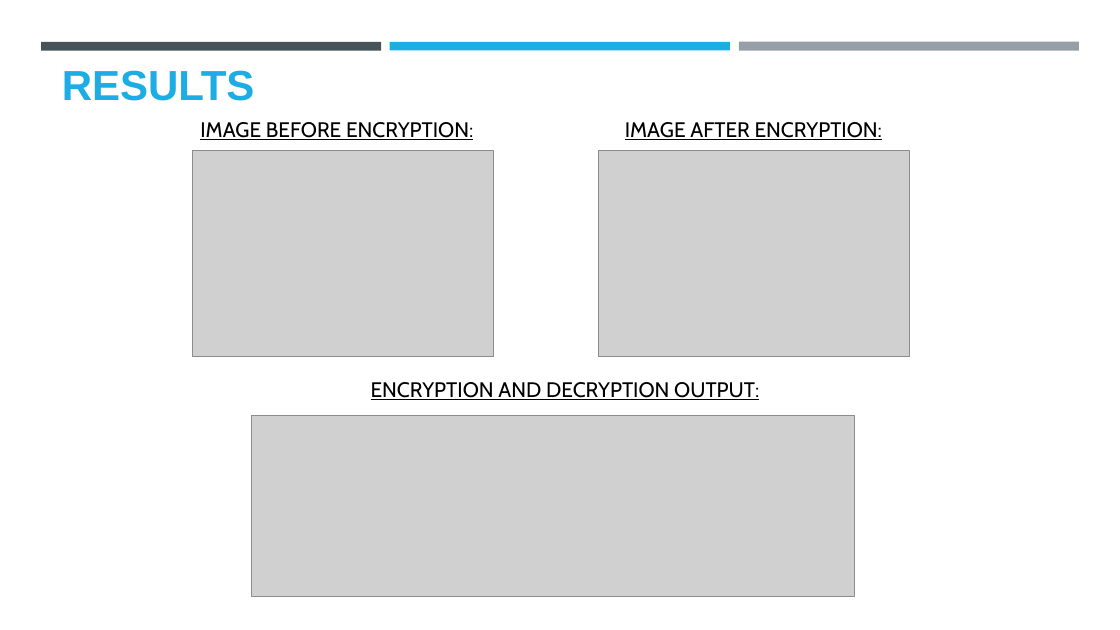
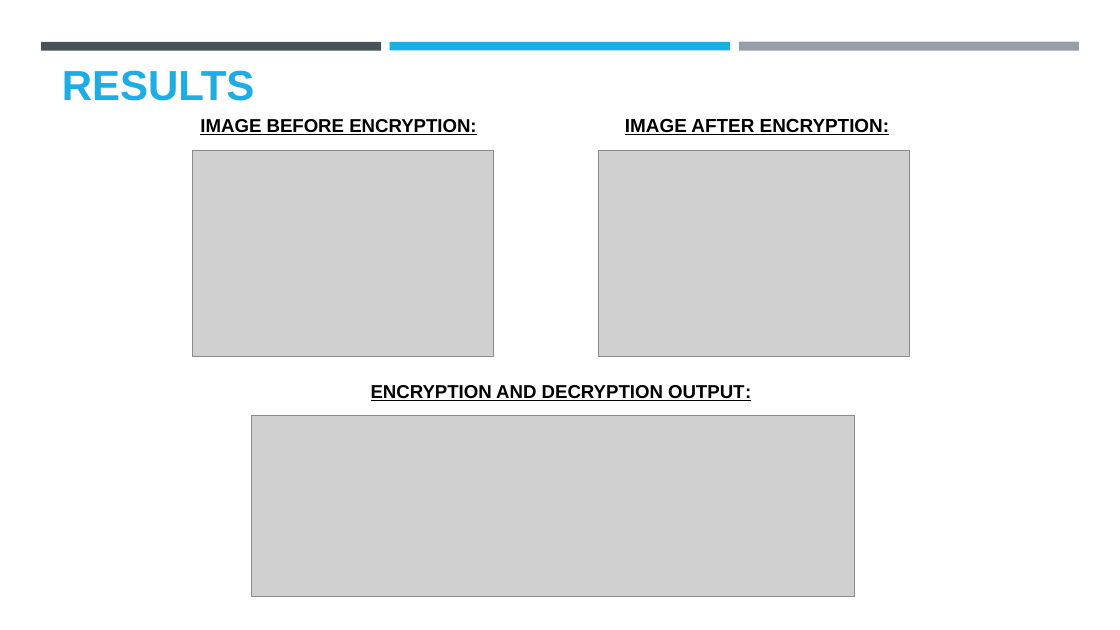
Before and after one commit to hellolightning/Steganography, a slide deck: slide 8 of AICTE PPT - YASH G JADHAV.pptx. Drawn at 1120x630 pixels with LibreOffice and Linux fonts; fonts in the diff are those of the drawing; grey boxes stand for pictures; background and template pictures are left out. Boxes give left, top, right and bottom in pixels: in the first picture for what was removed or moved away, otherwise in the second. Text is boxed around its words. In the diff, an @@ line names an element or a change of style, - is before the commit and + after.

```diff
--- a/AICTE PPT - YASH G JADHAV.pptx
+++ b/AICTE PPT - YASH G JADHAV.pptx
@@ title "IMAGE BEFORE ENCRYPTION:" at [200, 119, 476, 135]: size 18 to 16 pt, font Cabin to Arial, bold on @@
@@ title "IMAGE AFTER ENCRYPTION:" at [625, 118, 889, 135]: size 18 to 16.2 pt, font Cabin to Arial, bold on @@
@@ text "ENCRYPTION AND DECRYPTION OUTPUT:" at [371, 385, 751, 401]: size 18 to 16 pt, font Cabin to Arial, bold on @@
```
Also in this commit, not shown: 2 other slides changed.
